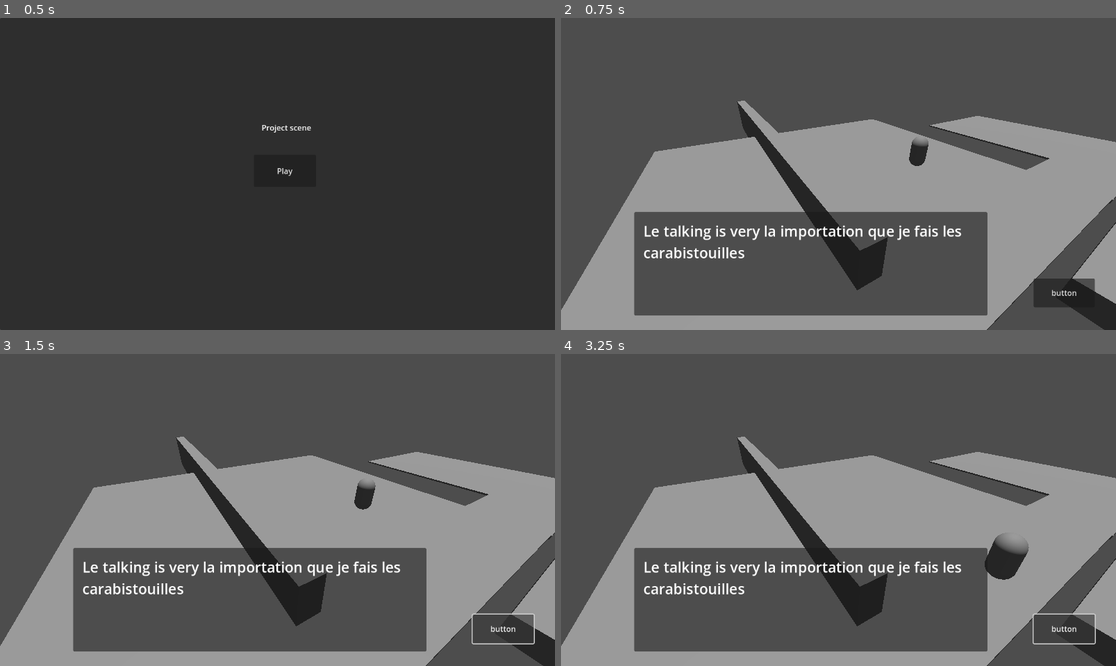
Above: before the commit, frames 1-4 (two rows, left to right).
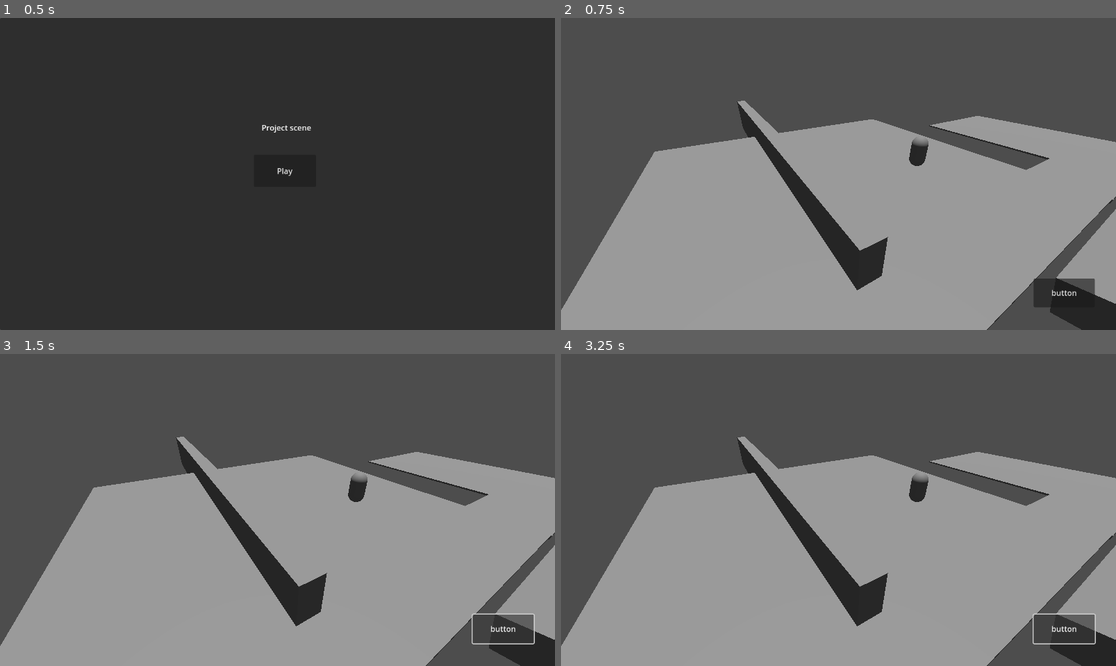
Above: after the commit, the same moments.

Repository: MateoChicano/Journey-starts-here
Game: Godot game, scene res://scenes/Menus/title_screen.tscn
The game is run twice, just before and just after one commit, with the same random seed, the same clock (stepped at 60 frames per second) and the same inputs.
Inputs:
- Up to frame 1 (0.5 s): no input
- Up to frame 2 (0.75 s): click "Play" at 0.5 s
- Up to frame 3 (1.5 s): click "button" at 1.25 s
- Up to frame 4 (3.25 s): click "button" at 2 s; click "button" at 2.75 s

Frame 1 is identical in both runs. In frame 2, 20% of the frame differs, in the area x 13-100%, y 61-100%; in frame 3, 21%; in frame 4, 21%, in the area x 13-100%, y 38-100%.
Error before the commit: Parse Error: Function "wait()" not found in base self. (res://scripts/npc.gd:16)

Commit message:
ajout npc_name + dialog

Diff:
--- a/journey-start-here/project.godot
+++ b/journey-start-here/project.godot
@@ -34,6 +34,7 @@
 
 [layer_names]
 
+3d_physics/layer_1="Characters"
 3d_physics/layer_2="CameraTriggers"
 3d_physics/layer_3="NpcTriggers"
 
--- a/journey-start-here/scenes/Characters/npc.tscn
+++ b/journey-start-here/scenes/Characters/npc.tscn
@@ -11,6 +11,9 @@
 
 [sub_resource type="LabelSettings" id="LabelSettings_usq0f"]
 font_size = 30
+
+[sub_resource type="LabelSettings" id="LabelSettings_i4rdu"]
+font_size = 22
 
 [node name="NPC" type="CharacterBody3D"]
 collision_mask = 0
@@ -25,7 +28,6 @@
 
 [node name="Interact_Area" type="Area3D" parent="."]
 collision_layer = 4
-collision_mask = 0
 
 [node name="CollisionShape3D" type="CollisionShape3D" parent="Interact_Area"]
 shape = SubResource("SphereShape3D_abqhh")
@@ -33,16 +35,30 @@
 [node name="Text_box" type="Panel" parent="."]
 offset_left = 152.0
 offset_top = 403.0
-offset_right = 885.0
+offset_right = 986.0
 offset_bottom = 618.0
 
 [node name="Dialog" type="Label" parent="Text_box"]
 layout_mode = 0
-offset_left = 19.0
-offset_top = 18.0
-offset_right = 713.0
-offset_bottom = 193.0
-text = "Le talking is very la importation que je fais les carabistouilles"
+offset_left = 11.0
+offset_top = 44.0
+offset_right = 769.0
+offset_bottom = 208.0
+text = "Lorem ipsum dolor sit amet"
 label_settings = SubResource("LabelSettings_usq0f")
 autowrap_mode = 2
 clip_text = true
+visible_characters = 0
+visible_characters_behavior = 1
+visible_ratio = -0.0153846
+
+[node name="Name" type="Label" parent="Text_box"]
+layout_mode = 0
+offset_left = 12.0
+offset_top = 4.0
+offset_right = 129.0
+offset_bottom = 38.0
+text = "Nom"
+label_settings = SubResource("LabelSettings_i4rdu")
+
+[connection signal="area_exited" from="Interact_Area" to="." method="_on_interact_area_area_exited"]
--- a/journey-start-here/scenes/Characters/player.tscn
+++ b/journey-start-here/scenes/Characters/player.tscn
@@ -11,8 +11,6 @@
 [sub_resource type="CapsuleShape3D" id="CapsuleShape3D_3vyb7"]
 
 [node name="player" type="CharacterBody3D"]
-collision_layer = 0
-collision_mask = 3
 script = ExtResource("1_3vyb7")
 
 [node name="CollisionShape3D" type="CollisionShape3D" parent="."]
--- a/journey-start-here/scenes/Menus/hud.tscn
+++ b/journey-start-here/scenes/Menus/hud.tscn
@@ -1,6 +1,9 @@
-[gd_scene format=3 uid="uid://bn6bw6iuuckhv"]
+[gd_scene load_steps=2 format=3 uid="uid://bn6bw6iuuckhv"]
+
+[ext_resource type="Script" uid="uid://cjrltkrpjcbrh" path="res://scripts/hud.gd" id="1_3fgt4"]
 
 [node name="HUD" type="CanvasLayer"]
+script = ExtResource("1_3fgt4")
 
 [node name="Button" type="Button" parent="."]
 offset_left = 981.0
@@ -8,3 +11,5 @@
 offset_right = 1108.0
 offset_bottom = 601.0
 text = "button"
+
+[connection signal="mouse_entered" from="Button" to="." method="_on_button_mouse_entered"]
--- a/journey-start-here/scenes/levels/test_level.tscn
+++ b/journey-start-here/scenes/levels/test_level.tscn
@@ -1,10 +1,9 @@
-[gd_scene load_steps=22 format=3 uid="uid://dfoaluajumgxr"]
+[gd_scene load_steps=21 format=3 uid="uid://dfoaluajumgxr"]
 
 [ext_resource type="Script" uid="uid://dxm81uoi6xme6" path="res://scripts/test_level.gd" id="1_fr1um"]
 [ext_resource type="PackedScene" uid="uid://bukakowd3k1xx" path="res://scenes/Characters/player.tscn" id="1_jbqir"]
 [ext_resource type="PackedScene" uid="uid://cf8limc6h6v4a" path="res://scenes/camera_trigger.tscn" id="2_yautc"]
 [ext_resource type="PackedScene" uid="uid://dx7kloy1xtmdb" path="res://scenes/Characters/npc.tscn" id="4_v45ci"]
-[ext_resource type="Script" uid="uid://d2csg587exnig" path="res://scripts/npc.gd" id="5_48ne7"]
 
 [sub_resource type="Environment" id="Environment_jbqir"]
 
@@ -33,6 +32,10 @@
 [sub_resource type="BoxShape3D" id="BoxShape3D_cyt5c"]
 size = Vector3(1.3103, 1, 1.00018)
 
+[sub_resource type="BoxMesh" id="BoxMesh_6xh4u"]
+
+[sub_resource type="BoxShape3D" id="BoxShape3D_7x1jh"]
+
 [sub_resource type="BoxShape3D" id="BoxShape3D_48ne7"]
 size = Vector3(12.6423, 1, 9.34162)
 
@@ -41,10 +44,6 @@
 
 [sub_resource type="BoxShape3D" id="BoxShape3D_2mu0v"]
 size = Vector3(5.26257, 2.47314, 1)
-
-[sub_resource type="BoxMesh" id="BoxMesh_6xh4u"]
-
-[sub_resource type="BoxShape3D" id="BoxShape3D_7x1jh"]
 
 [node name="test level" type="Node3D"]
 script = ExtResource("1_fr1um")
@@ -114,6 +113,15 @@
 transform = Transform3D(1, 0, 0, 0, 1, 0, 0, 0, 1, -0.0894775, 0, 9.26852e-05)
 shape = SubResource("BoxShape3D_cyt5c")
 
+[node name="Plateforme qui vole" type="MeshInstance3D" parent="."]
+transform = Transform3D(11.3974, 0, 0, 0, 0.965926, -2.39417, 0, -0.258819, -8.93518, 5.83519, 2.78048, 14.4425)
+mesh = SubResource("BoxMesh_6xh4u")
+
+[node name="StaticBody3D" type="StaticBody3D" parent="Plateforme qui vole"]
+
+[node name="CollisionShape3D" type="CollisionShape3D" parent="Plateforme qui vole/StaticBody3D"]
+shape = SubResource("BoxShape3D_7x1jh")
+
 [node name="player" parent="." instance=ExtResource("1_jbqir")]
 transform = Transform3D(1, 0, 0, 0, 1, 0, 0, 0, 1, 4.97268, 1.3725, 1.87338)
 
@@ -157,18 +165,10 @@
 transform = Transform3D(0.723823, 0, -0.689986, 0, 1, 0, 0.689986, 0, 0.723823, -8.42373, 0, 4.08131)
 fov = 55.7073
 
-[node name="Plateforme qui vole" type="MeshInstance3D" parent="."]
-transform = Transform3D(11.3974, 0, 0, 0, 1, 0, 0, 0, -9.25038, 8.3574, 0, 14.6898)
-mesh = SubResource("BoxMesh_6xh4u")
-
-[node name="StaticBody3D" type="StaticBody3D" parent="Plateforme qui vole"]
-
-[node name="CollisionShape3D" type="CollisionShape3D" parent="Plateforme qui vole/StaticBody3D"]
-shape = SubResource("BoxShape3D_7x1jh")
-
 [node name="NPC" parent="." instance=ExtResource("4_v45ci")]
 transform = Transform3D(1, 0, 0, 0, 1, 0, 0, 0, 1, -9.19325, 1.02701, 7.79173)
-script = ExtResource("5_48ne7")
+npc_name = "Yanis"
+dialog = "Donne argent stp pour figurine de sylphie"
 
 [editable path="trigger salle"]
 [editable path="trigger salle 1"]
--- /dev/null
+++ b/journey-start-here/scripts/hud.gd
@@ -0,0 +1,7 @@
+class_name hud extends CanvasLayer
+
+
+
+
+func _on_button_mouse_entered() -> void:
+	pass # Replace with function body.
--- a/journey-start-here/scripts/npc.gd
+++ b/journey-start-here/scripts/npc.gd
@@ -1,23 +1,24 @@
 class_name npc extends CharacterBody3D
+
+@export var npc_name : String = "name"
+@export var dialog : String = "norem ipsum dolor sit amet"
 
 
 # Called when the node enters the scene tree for the first time.
 func _ready() -> void:
-	# get_child(3).hide()
-	displayDialog()
+	get_child(3).hide()
+	get_node("Text_box/Dialog").text = self.dialog
 
 func displayDialog() -> void :
-	var char_max : int = len(get_node("Text_box/Dialog").text)
+
+	var char_max : int = len(get_node("Text_box/Dialog").text) + 1
+	var delay : float = 0.02
+
+	get_node("Text_box/Name").text = self.npc_name
+	get_child(3).show()
 	get_node("Text_box/Dialog").visible_characters = 0
 
 
 	for i in range(char_max) :
 		get_node("Text_box/Dialog").visible_characters = i
-		wait()
-
-
-
-
-# Called every frame. 'delta' is the elapsed time since the previous frame.
-func _process(delta: float) -> void:
-	pass
+		await get_tree().create_timer(delay).timeout
--- a/journey-start-here/scripts/player.gd
+++ b/journey-start-here/scripts/player.gd
@@ -8,7 +8,6 @@
 var npc_trigger_entered : bool = false
 
 @onready var navAgent := $NavigationAgent3D
-
 
 func _physics_process(delta : float) -> void :
 	if (navAgent.is_navigation_finished()) :
@@ -26,7 +25,8 @@
 func enter_trigger_npc(_area : Area3D) -> void :
 	npc_trigger_entered = true
 
-func exit_trigger_npc(_area : Area3D) -> void:
+func exit_trigger_npc(area : Area3D) -> void:
+	area.owner.get_node("Text_box").hide()
 	npc_trigger_entered = false
 
 func _input(_event:InputEvent) -> void:
@@ -42,9 +42,12 @@
 		var collider : Node3D = ray.collider
 
 		if collider is npc :
+			navAgent.set_target_position(ray.position)
 			if npc_trigger_entered :
 				interactWith(collider)
-		navAgent.set_target_position(ray.position)
+
+		if collider.get_parent().get_parent() is NavigationRegion3D :
+				navAgent.set_target_position(ray.position)
 
 func moveToPoint(delta : float) -> void :
 	var targetPos : Vector3 = navAgent.get_next_path_position()
Not shown: 1 places in journey-start-here/scenes/Characters/npc.tscn that only renumber resources
Not shown, added: journey-start-here/scripts/hud.gd.uid
